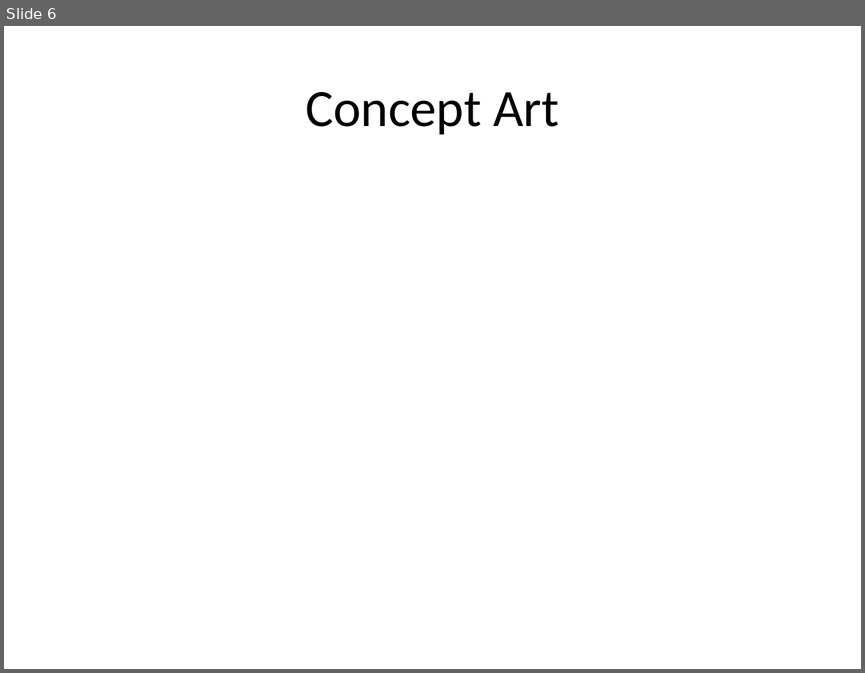
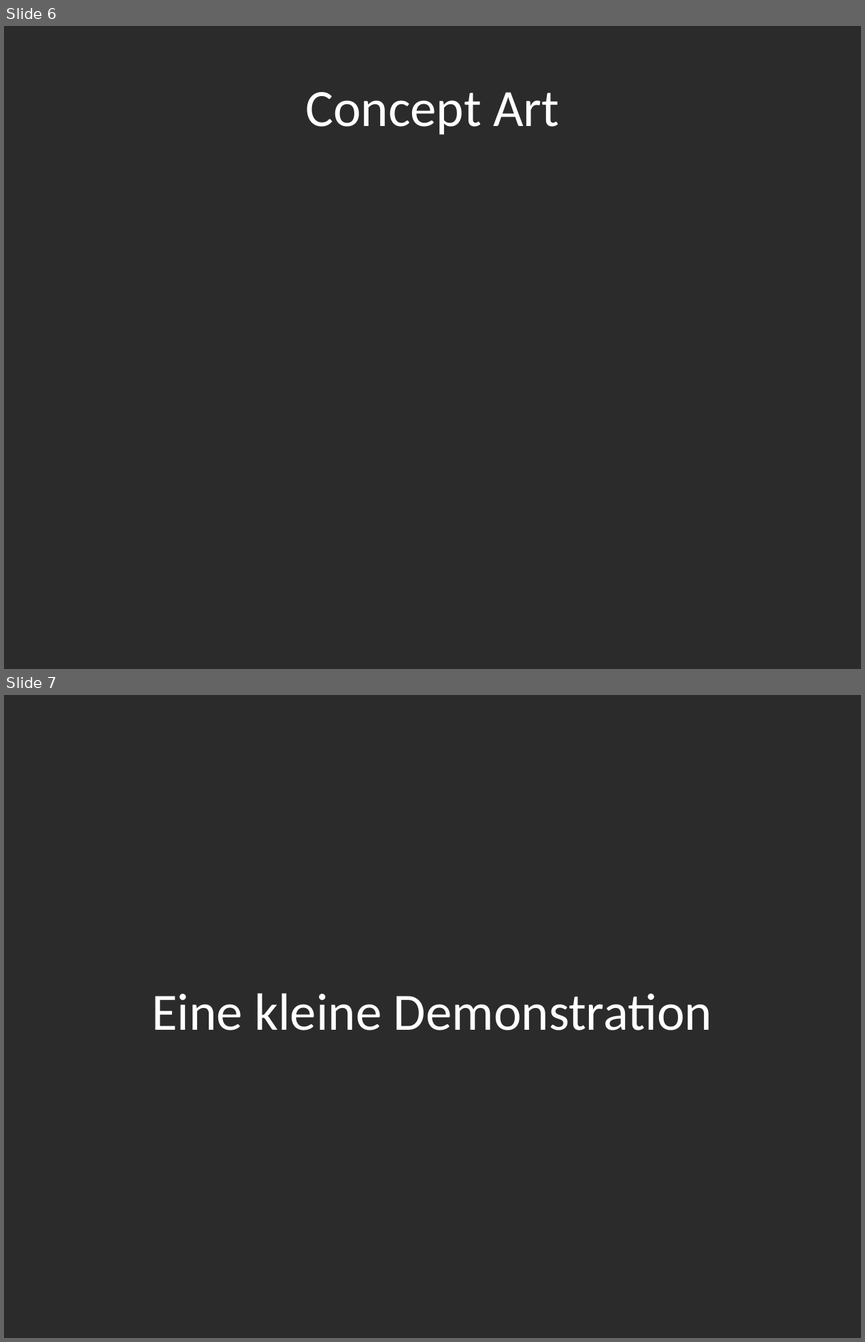
Before and after one commit to Assertores/HammerMan, a slide deck: Documentation/Hammer Man.pptx. Shown one above the other, each under a label of ours: slide 6 before the commit, slides 6 and 7 after it. The pictures are 865x673 and 865x1342 pixels, drawn with LibreOffice and Linux fonts; fonts in the diff are those of the drawing; background and template pictures are left out; a plain dark background stands for a picture behind light text. Boxes give left, top, right and bottom in pixels: in the first picture for what was removed or moved away, otherwise in the second. Text is boxed around its words. In the diff, an @@ line names an element or a change of style, - is before the commit and + after.

```diff
--- a/Documentation/Hammer Man.pptx
+++ b/Documentation/Hammer Man.pptx
@@ slide 7 added at (x1=4, y1=695, x2=861, y2=1338), background picture (left out) @@
@@ title added at (x1=152, y1=993, x2=712, y2=1030), 44 pt, text #FFFFFF @@
+Eine kleine Demonstration
@@ slide 6 changed as well @@
@@ background #FFFFFF to picture (left out) @@
@@ title "Concept Art" at (x1=305, y1=92, x2=559, y2=135): text colour #000000 to #FFFFFF @@
```
Also in this commit, not shown: 10 other slides changed, 2 other slides added, 2 slides removed, 5 other files.
